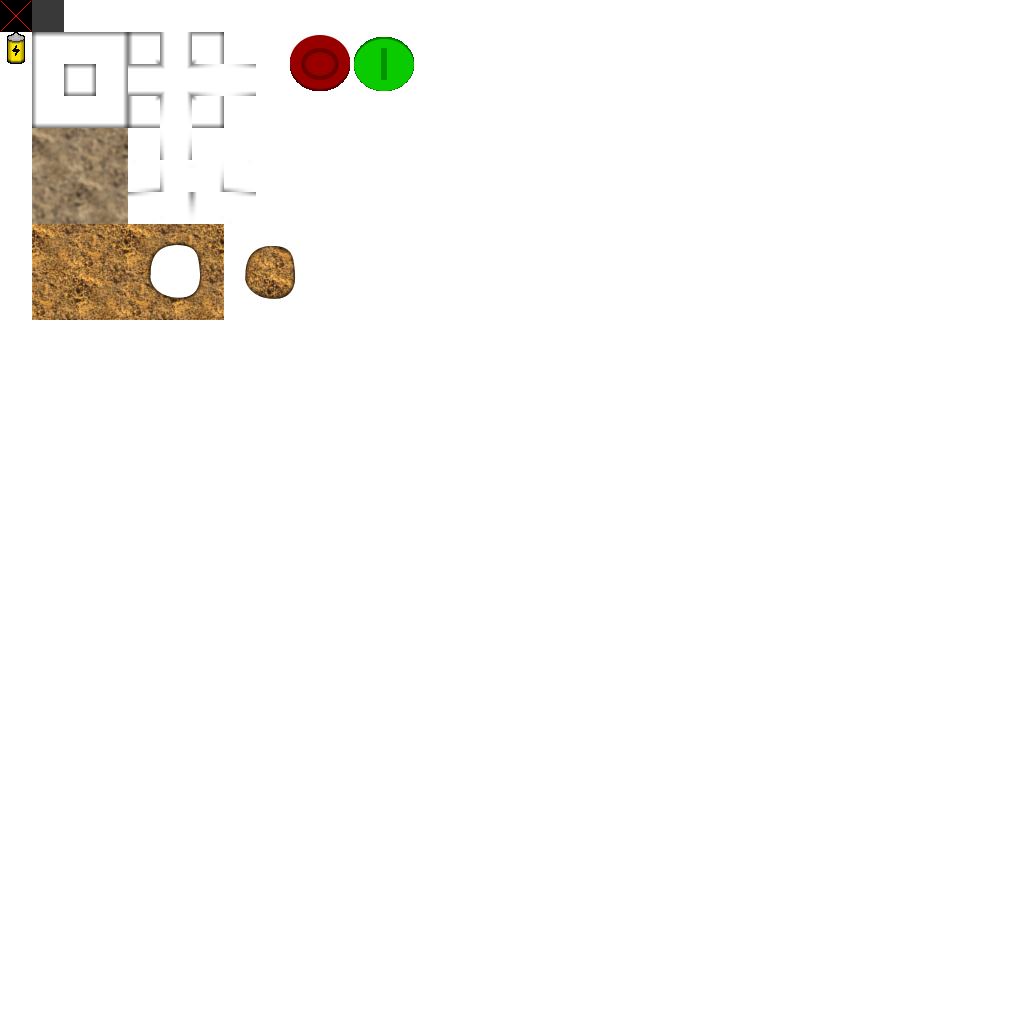
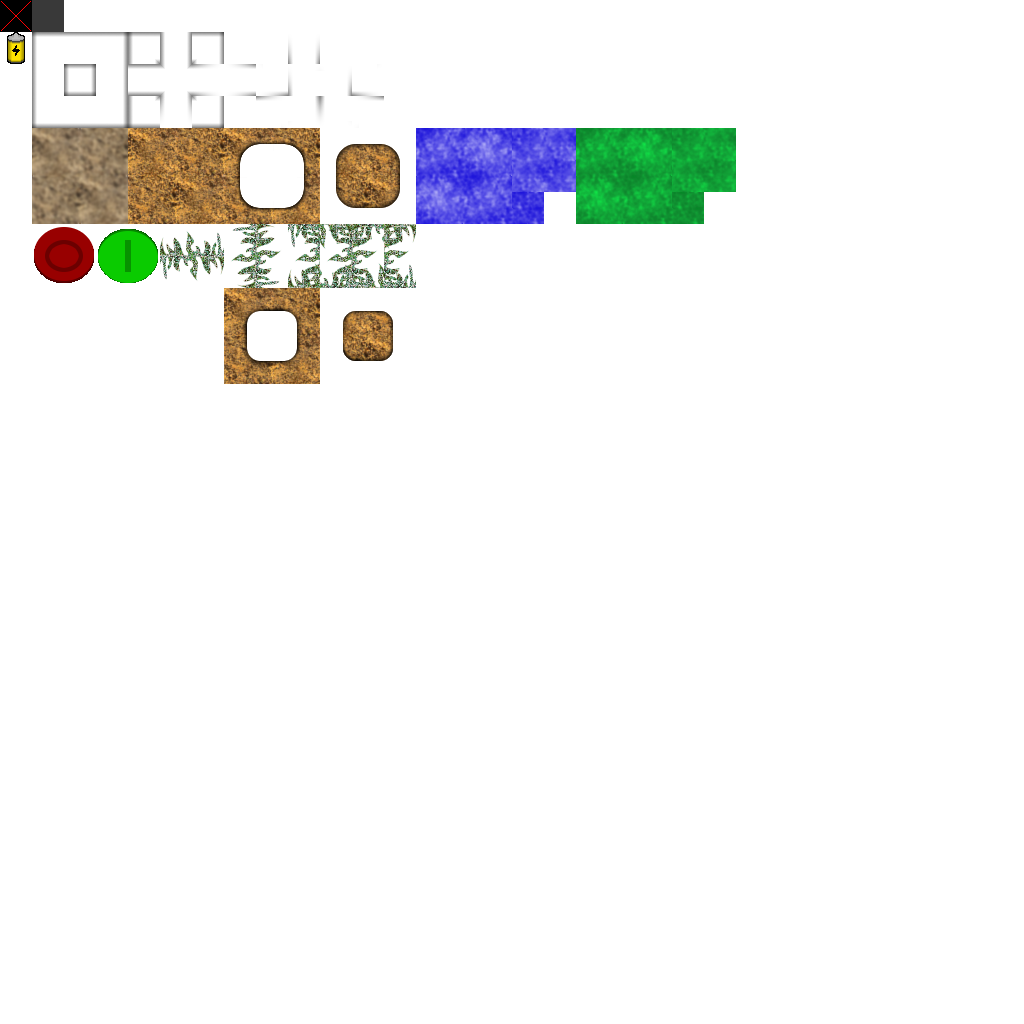
Before/after of a w=1024, h=1024 layered artwork. What changed in the layer stack:
renamed "Eingefügte Ebene-Kopie" to "Eingefügte Ebene-Kopie #1", painted on it over [32, 35, 736, 384]
